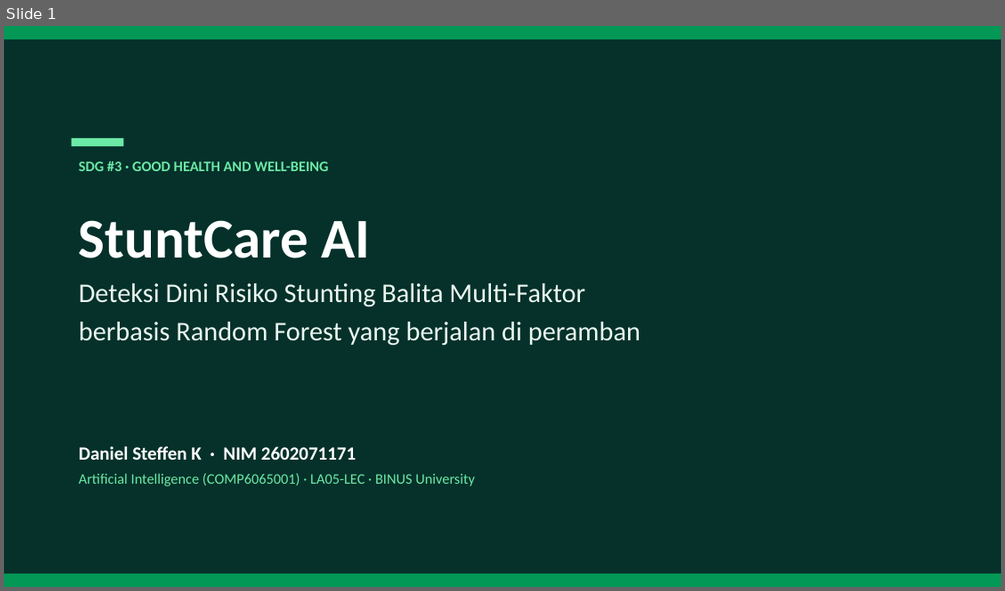
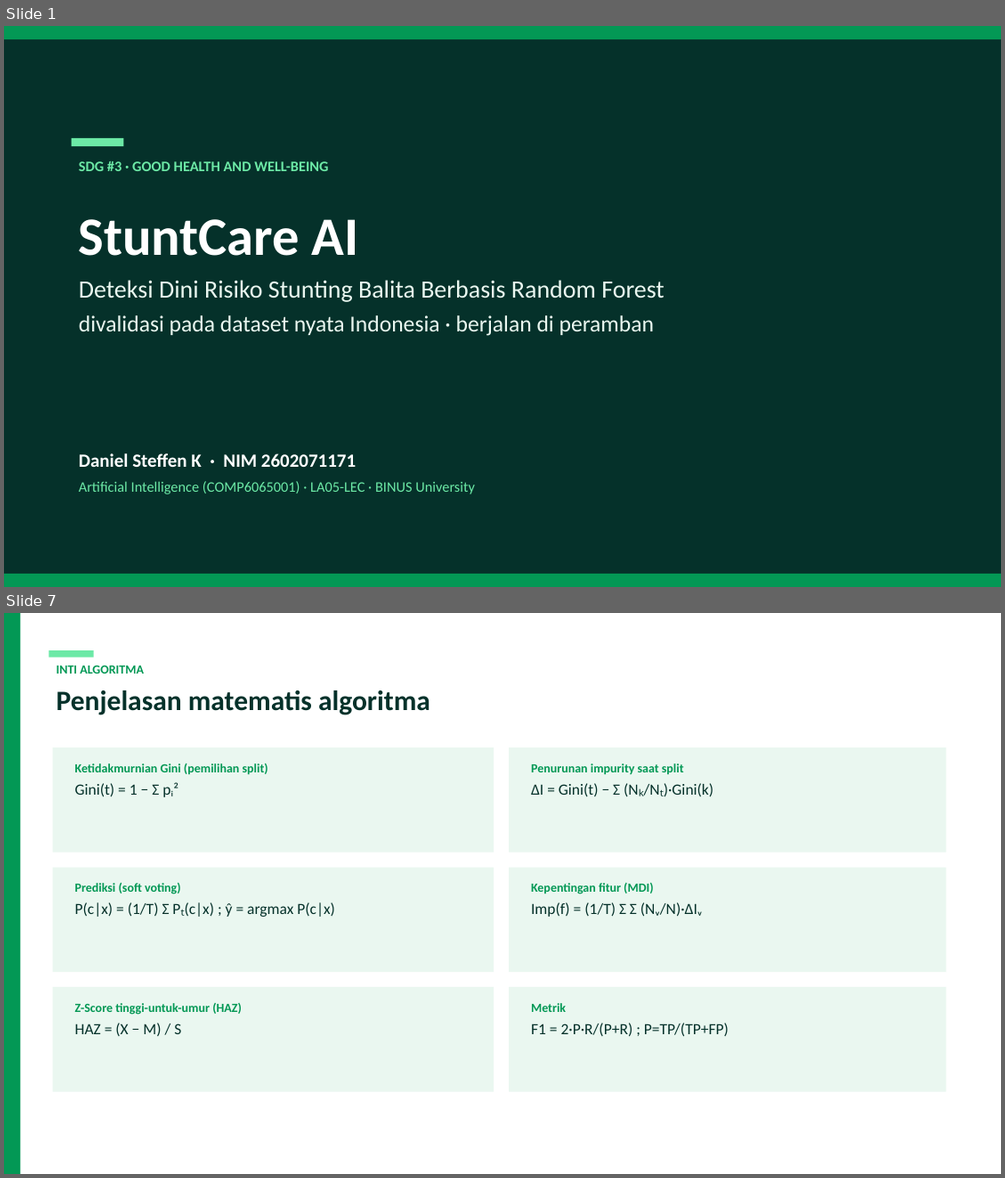
Before and after one commit to steffenkwik/machinelearning-ai, a slide deck: StuntCare_AI_Presentation.pptx. Shown one above the other, each under a label of ours: slide 1 before the commit, slides 1 and 7 after it; the slides between them are not shown. The pictures are 1005x591 and 1005x1178 pixels, drawn with LibreOffice and Linux fonts; fonts in the diff are those of the drawing. Boxes give left, top, right and bottom in pixels: in the first picture for what was removed or moved away, otherwise in the second. Text is boxed around its words. In the diff, an @@ line names an element or a change of style, - is before the commit and + after.

```diff
--- a/StuntCare_AI_Presentation.pptx
+++ b/StuntCare_AI_Presentation.pptx
@@ slide 7 added at bbox=[4, 613, 1001, 1174], background #FFFFFF @@
@@ rectangle added at bbox=[4, 613, 20, 1174], fill #039855 @@
@@ rectangle added at bbox=[48, 650, 94, 657], fill #6CE9A6 @@
@@ text added at bbox=[57, 666, 144, 674], 12 pt, text #039855, bold @@
+INTI ALGORITMA
@@ text added at bbox=[57, 690, 430, 715], 27 pt, text #05312A, bold @@
+Penjelasan matematis algoritma
@@ rectangle added at bbox=[53, 747, 494, 852], fill #EAF7F0 @@
@@ text added at bbox=[75, 763, 268, 797], 12 pt, text #039855, bold @@
+Ketidakmurnian Gini (pemilihan split)
+Gini(t) = 1 − Σ pᵢ²
@@ rectangle added at bbox=[509, 747, 947, 852], fill #EAF7F0 @@
@@ text added at bbox=[531, 763, 713, 797], 15 pt, text #05312A @@
+Penurunan impurity saat split
+ΔI = Gini(t) − Σ (Nₖ/Nₜ)·Gini(k)
@@ rectangle added at bbox=[53, 868, 494, 972], fill #EAF7F0 @@
@@ rectangle added at bbox=[509, 868, 947, 972], fill #EAF7F0 @@
@@ text added at bbox=[75, 883, 335, 916], 15 pt, text #05312A @@
+Prediksi (soft voting)
+P(c|x) = (1/T) Σ Pₜ(c|x) ; ŷ = argmax P(c|x)
@@ text added at bbox=[531, 883, 703, 916], 15 pt, text #05312A @@
+Kepentingan fitur (MDI)
+Imp(f) = (1/T) Σ Σ (Nᵥ/N)·ΔIᵥ
@@ rectangle added at bbox=[53, 987, 494, 1092], fill #EAF7F0 @@
@@ text added at bbox=[75, 1003, 242, 1036], 12 pt, text #039855, bold @@
+Z-Score tinggi-untuk-umur (HAZ)
+HAZ = (X − M) / S
@@ rectangle added at bbox=[509, 987, 947, 1092], fill #EAF7F0 @@
@@ text added at bbox=[531, 1003, 728, 1037], 15 pt, text #05312A @@
+Metrik
+F1 = 2·P·R/(P+R) ; P=TP/(TP+FP)
@@ slide 1 changed as well @@
@@ text at bbox=[79, 219, 359, 256]: size 54 to 52 pt in "StuntCare AI" @@
@@ text at bbox=[79, 280, 664, 336]: text changed; size 26 to 22 pt @@
-Deteksi Dini Risiko Stunting Balita Multi-Faktor
-berbasis Random Forest yang berjalan di peramban
+Deteksi Dini Risiko Stunting Balita Berbasis Random Forest
+divalidasi pada dataset nyata Indonesia · berjalan di peramban
@@ text "Daniel Steffen K · NIM ...": place and size @@
-text "Daniel Steffen K · NIM ..." at bbox=[79, 446, 475, 486]
+text "Daniel Steffen K · NIM ..." at bbox=[79, 453, 475, 494]
```
Also in this commit, not shown: 6 other slides changed, 9 other slides added, 7 slides removed, 32 other files.
